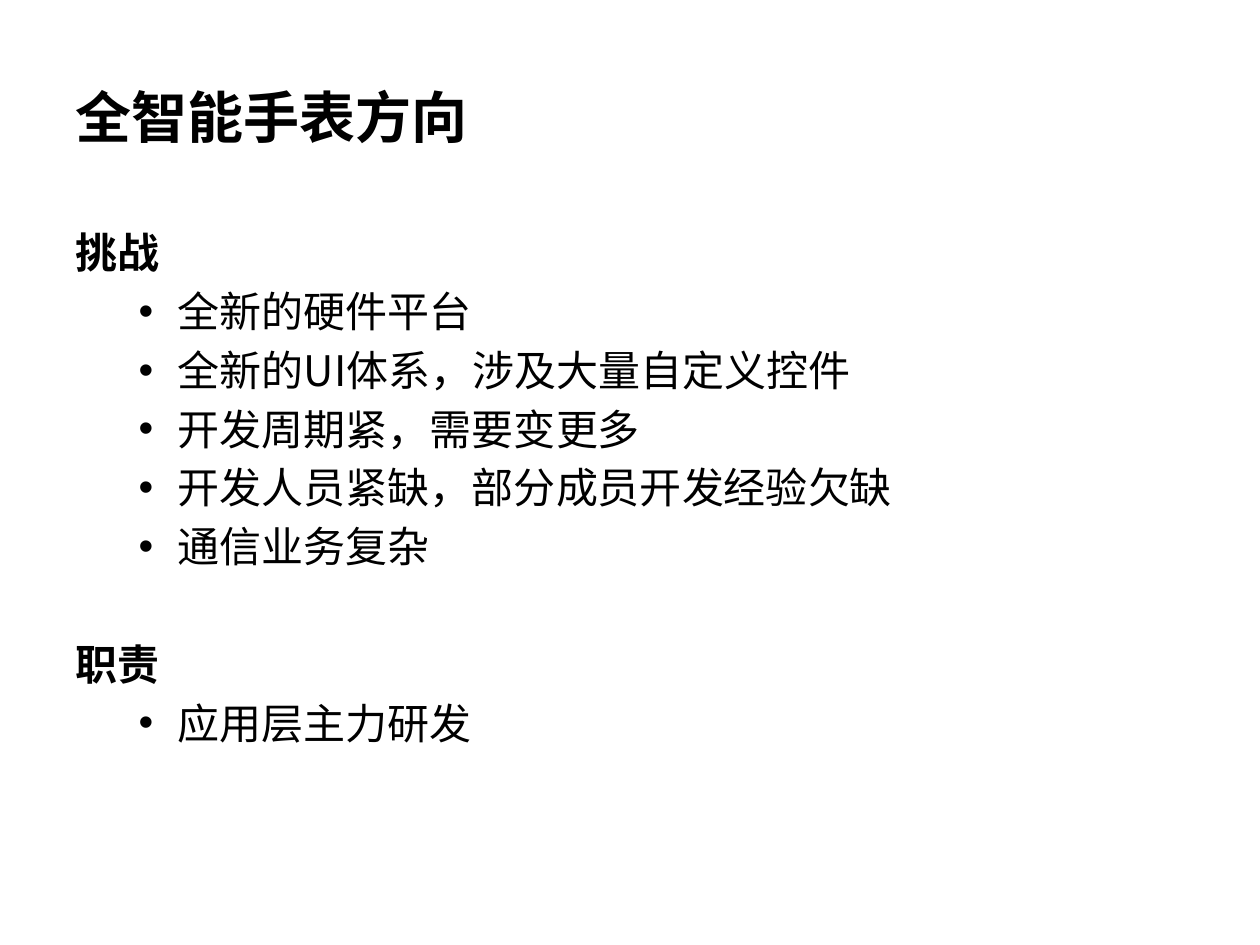
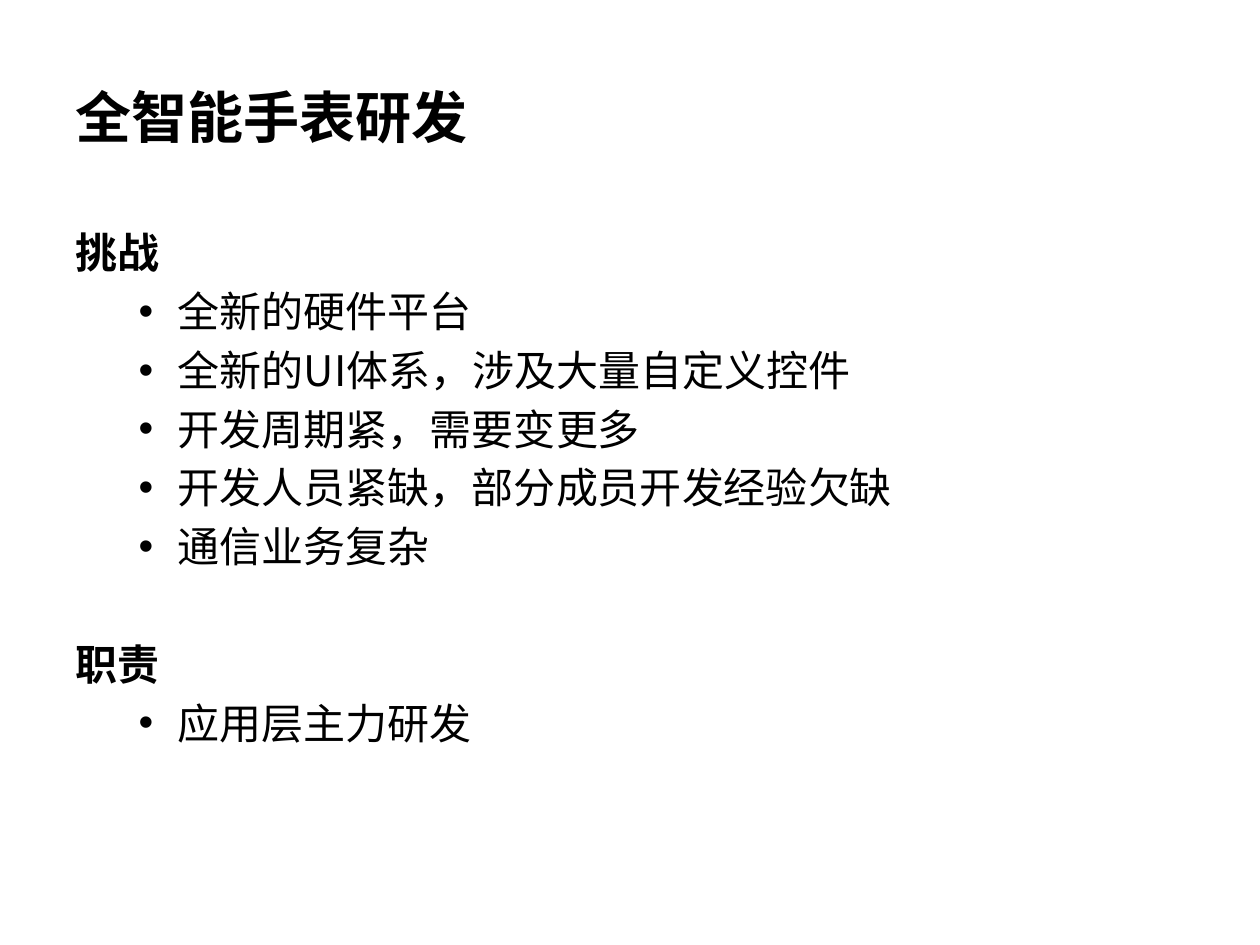
Before and after one commit to wangzhengyi/WangZhengyi, a slide deck: slide 9 of promote/2016-promote-p6.pptx. Drawn at 1260x945 pixels with LibreOffice and Linux fonts; fonts in the diff are those of the drawing. Boxes give left, top, right and bottom in pixels: in the first picture for what was removed or moved away, otherwise in the second. Text is boxed around its words. In the diff, an @@ line names an element or a change of style, - is before the commit and + after.

```diff
--- a/promote/2016-promote-p6.pptx
+++ b/promote/2016-promote-p6.pptx
@@ title at [76, 90, 468, 143]: text changed @@
-全智能手表方向
+全智能手表研发
```
Also in this commit, not shown: 10 other slides changed.
